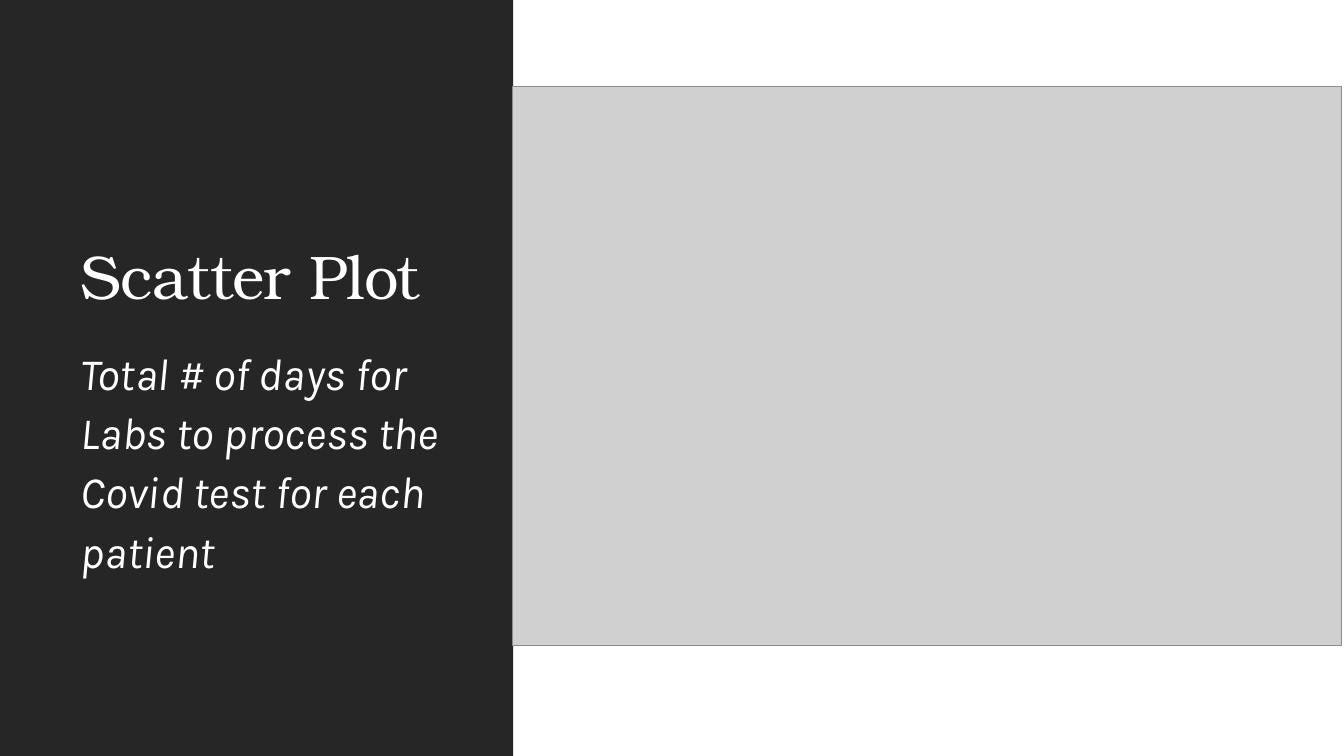
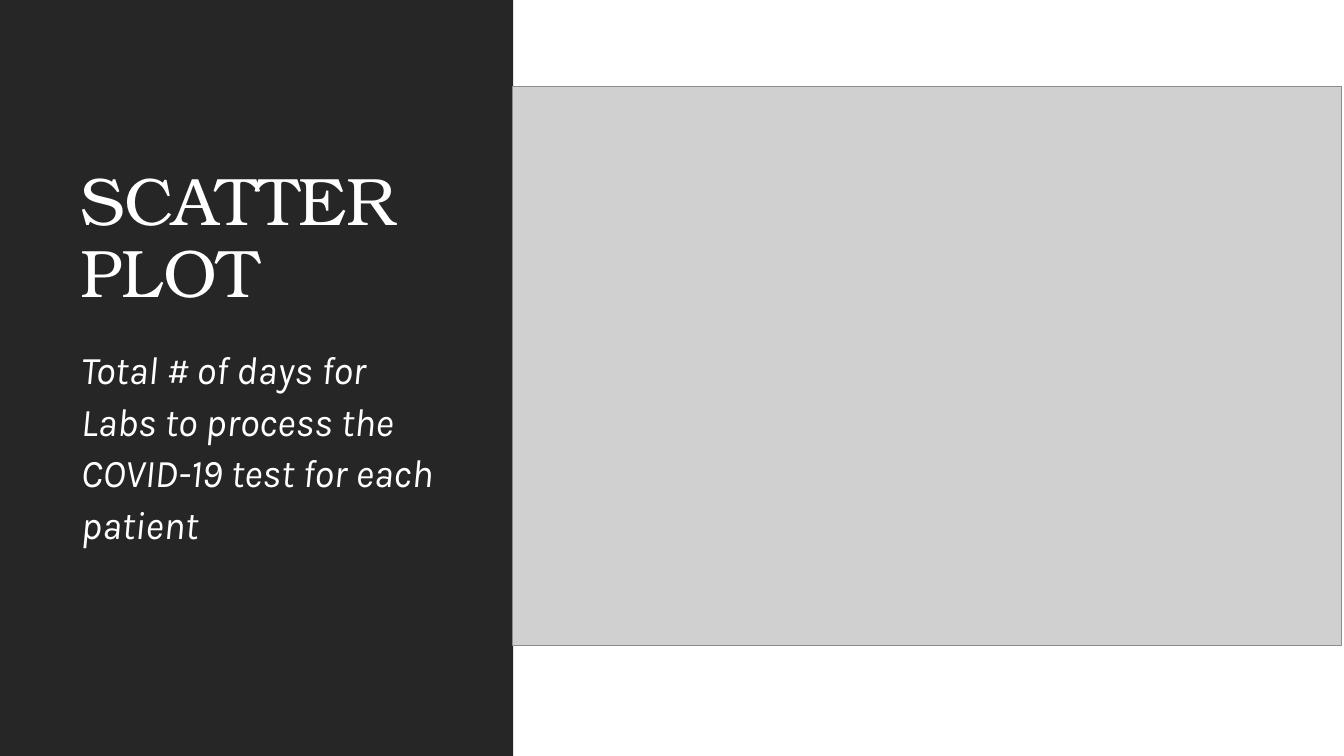
Before and after one commit to mgmboyd/DataAnalytics-Project3, a slide deck: slide 23 of Data Analytics- Project3 Team7 Final Draft.pptx. Drawn at 1344x756 pixels with LibreOffice and Linux fonts; fonts in the diff are those of the drawing; grey boxes stand for pictures. Boxes give left, top, right and bottom in pixels: in the first picture for what was removed or moved away, otherwise in the second. Text is boxed around its words. In the diff, an @@ line names an element or a change of style, - is before the commit and + after.

```diff
--- a/Data Analytics- Project3 Team7 Final Draft.pptx
+++ b/Data Analytics- Project3 Team7 Final Draft.pptx
@@ title at box(81, 178, 394, 298): text changed; size 44 to 48 pt @@
-Scatter Plot
+SCATTER
+PLOT
@@ text at box(81, 357, 433, 549): text changed; size 32 to 28 pt @@
-Total # of days for Labs to process the Covid test for each patient
+Total # of days for Labs to process the COVID-19 test for each patient
```
Also in this commit, not shown: 14 other slides changed, 2 slides added, 1 slide removed.
